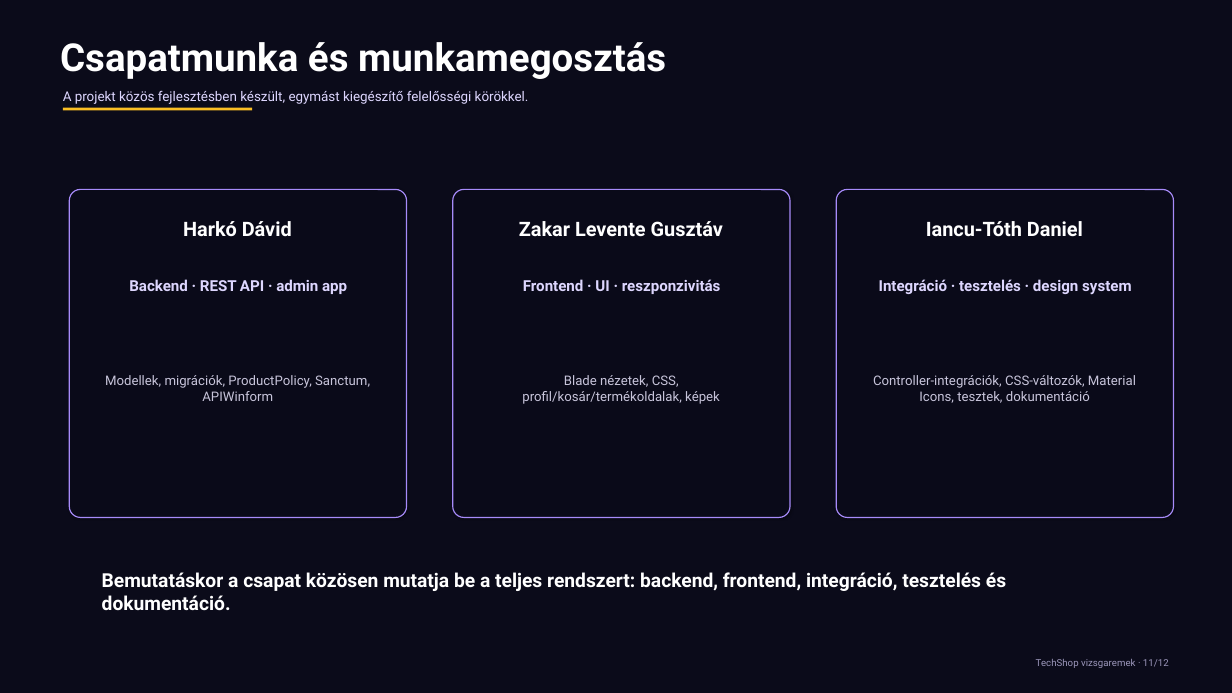
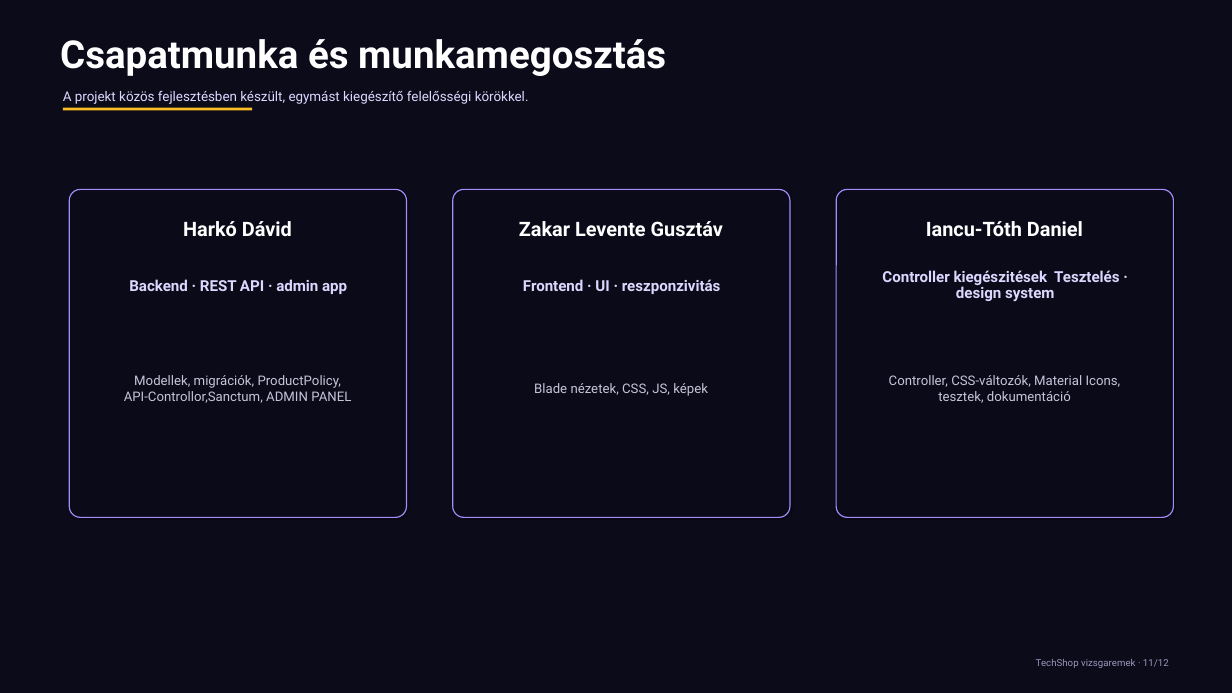
Before and after one commit to Ar3sz20/TechShop, a slide deck: slide 11 of TechShop_prezentacio.pptx. Drawn at 1232x693 pixels with LibreOffice and Linux fonts; fonts in the diff are those of the drawing; background and template pictures are left out. Boxes give left, top, right and bottom in pixels: in the first picture for what was removed or moved away, otherwise in the second. Text is boxed around its words. In the diff, an @@ line names an element or a change of style, - is before the commit and + after.

```diff
--- a/TechShop_prezentacio.pptx
+++ b/TechShop_prezentacio.pptx
@@ text "Csapatmunka és munkamegosztás" at (60,39,666,76): line spacing 1 to 0.9 @@
@@ text at (882,270,1119,302): text changed @@
-Integráció · tesztelés · design system
+Controller kiegészitések Tesztelés · design system
@@ text at (124,375,351,403): text changed @@
-Modellek, migrációk, ProductPolicy, Sanctum, APIWinform
+Modellek, migrációk, ProductPolicy,
+API-Controllor,Sanctum, ADMIN PANEL
@@ text at (534,383,708,396): text changed @@
-Blade nézetek, CSS, profil/kosár/termékoldalak, képek
+Blade nézetek, CSS, JS, képek
@@ text at (889,375,1121,403): text changed @@
-Controller-integrációk, CSS-változók, Material Icons, tesztek, dokumentáció
+Controller, CSS-változók, Material Icons, tesztek, dokumentáció
@@ text removed at (102,572,1006,610) @@
-Bemutatáskor a csapat közösen mutatja be a teljes rendszert: backend, frontend, integráció, tesztelés és dokumentáció.
```
Also in this commit, not shown: 10 other slides changed.
